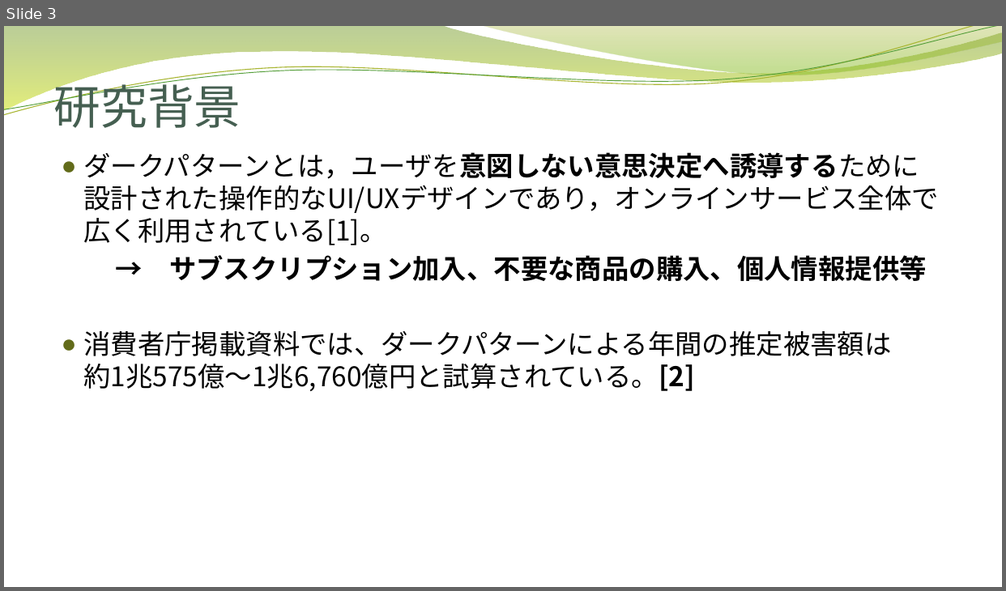
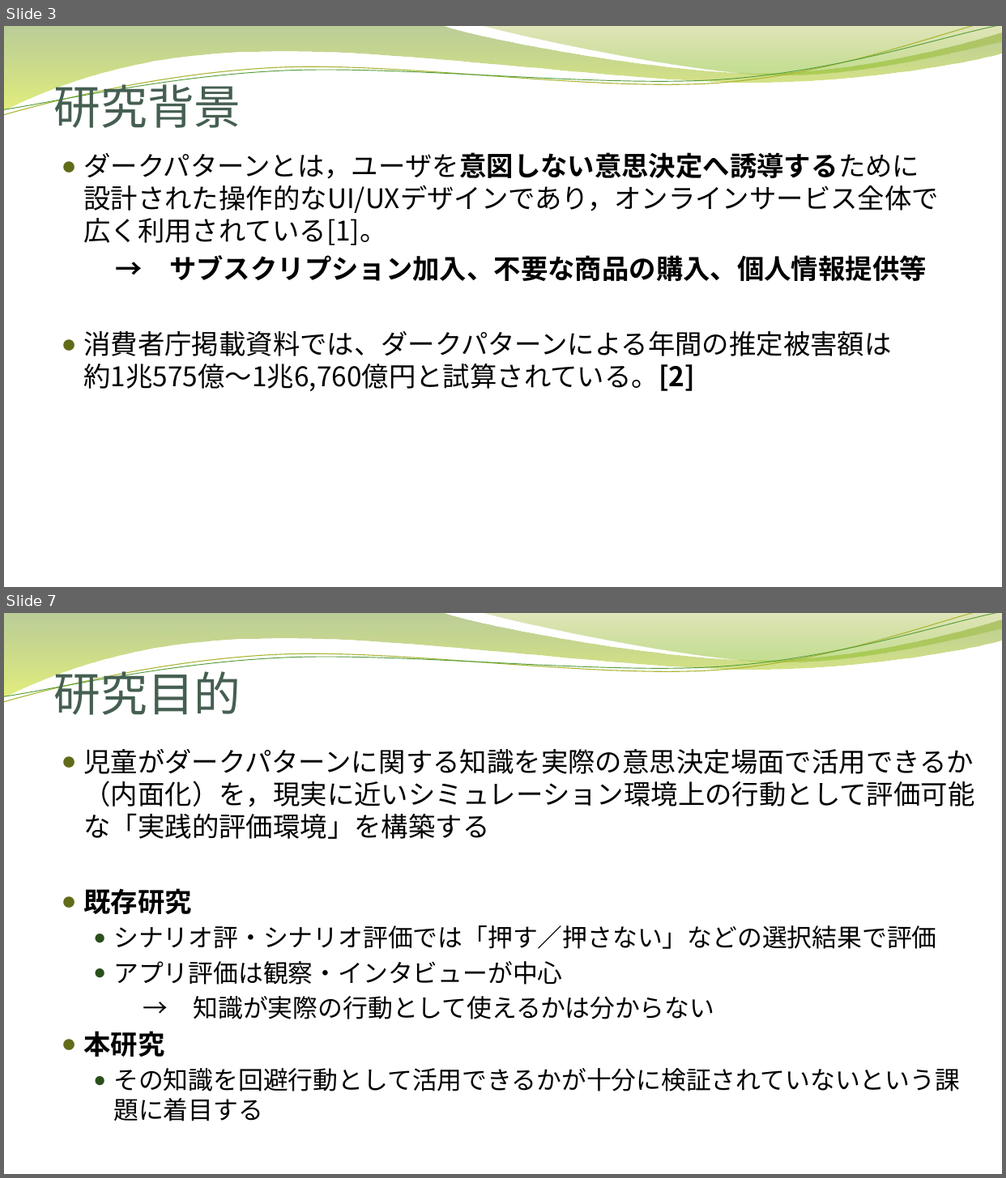
Before and after one commit to nishinekoma/graduate-school, a slide deck: 自身の研究/大学院での研究/修士論文進捗発表.pptx. Shown one above the other, each under a label of ours: slide 3 before the commit, slides 3 and 7 after it; the slides between them are not shown. The pictures are 1006x591 and 1006x1178 pixels, drawn with LibreOffice and Linux fonts; fonts in the diff are those of the drawing; background and template pictures are left out. Boxes give left, top, right and bottom in pixels: in the first picture for what was removed or moved away, otherwise in the second. Text is boxed around its words. In the diff, an @@ line names an element or a change of style, - is before the commit and + after.

```diff
--- a/自身の研究/大学院での研究/修士論文進捗発表.pptx
+++ b/自身の研究/大学院での研究/修士論文進捗発表.pptx
@@ slide 7 added at bbox=[4, 613, 1002, 1174], background picture (left out); not listed: 4 template elements that a slide beside it also shows @@
@@ title added at bbox=[54, 663, 241, 715], 45 pt, text #455F51 @@
+研究目的
@@ text added at bbox=[83, 749, 974, 1122], 24 pt, text #000000 @@
+● 児童がダークパターンに関する知識を実際の意思決定場面で活用できるか（内面化）を，現実に近いシミュレーション環境上の行動として評価可能な「実践的評価環境」を構築する
+● 既存研究
+  ● シナリオ評・シナリオ評価では「押す／押さない」などの選択結果で評価
+  ● アプリ評価は観察・インタビューが中心
+  → 知識が実際の行動として使えるかは分からない
+● 本研究
+  ● その知識を回避行動として活用できるかが十分に検証されていないという課題に着目する
```
Also in this commit, not shown: 3 slides changed, 1 other slide added, 5 slides removed.
